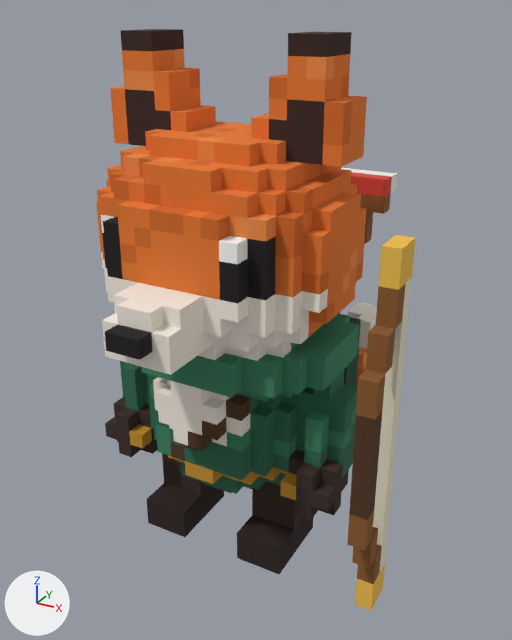
The glTF model models/units/archer_fox_2star.glb as it was, and as the next commit left it.
Both versions are drawn from a 50 mm lens placed at (1.006, -1.673, 1.604), pointed at (0.067, 0.034, 0.751). The axes (+X, +Y, +Z) are drawn at lower left. The lights are the same throughout. The older version comes first. Vertices at exactly the same position are counted once.

In view in the first picture: 'archer_fox'.
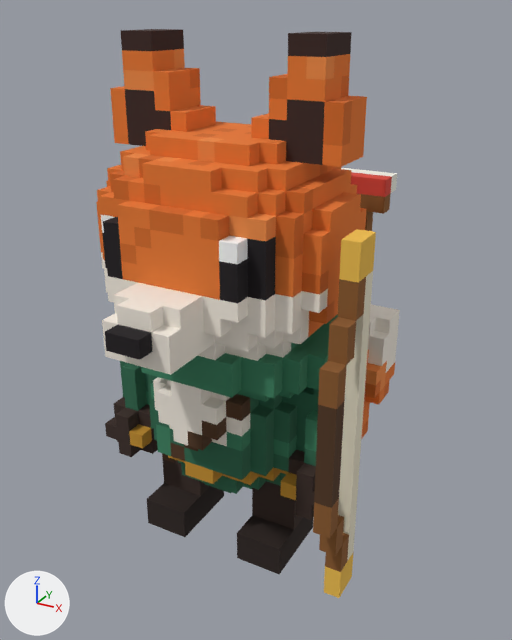
Location of each change, [x1, y1, x2, y2] in pixels of the pictures (512 x 640 px; the box of a moved part takes in the faces that stretch with it):
'archer_fox', reshaped: before [96, 29, 415, 611]; after [96, 29, 400, 598]
part 1 of me_archer_fox, moved or reshaped: before [347, 235, 415, 611]; after [313, 229, 376, 598]

Patch to the scene script:
```diff
--- a/models/units/archer_fox_2star.glb.py
+++ b/models/units/archer_fox_2star.glb.py
@@ me_archer_fox @@
 # used by ob_archer_fox; location = (0.0, 0.0, 0.0)
-me_archer_fox.from_pydata(...)  # 1706 vertices, 2882 faces; spans x -0.4..0.55, y -0.5..0.6, z 0.0..1.55
+me_archer_fox.from_pydata(...)  # 1705 vertices, 2882 faces; spans x -0.4..0.45, y -0.5..0.6, z 0.0..1.55
+# me_archer_fox part 1
+# 3 vertices are removed from x 0.5..0.55, y -0.15, z 0.2..0.3
+# 12 faces are deleted
+# 49 vertices in x 0.5..0.55, y -0.25..-0.05, z 0.0..1.1 move by (-0.1, 0.0, 0.0)
+# 2 vertices are added at (0.45, -0.15, 0.2), (0.45, -0.15, 0.3)
+# 12 new faces join them
 me_archer_fox.materials.append(mat_voxel)
```
